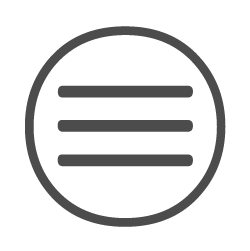
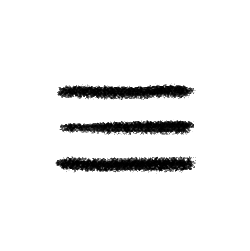
Revision of a layered (250, 251) image; what changed, layer by layer:
added layer "레이어 4" above "≡" over box(55, 83, 196, 174)
hid "≡" over box(57, 85, 193, 167)
hid "○" over box(25, 26, 226, 227)
